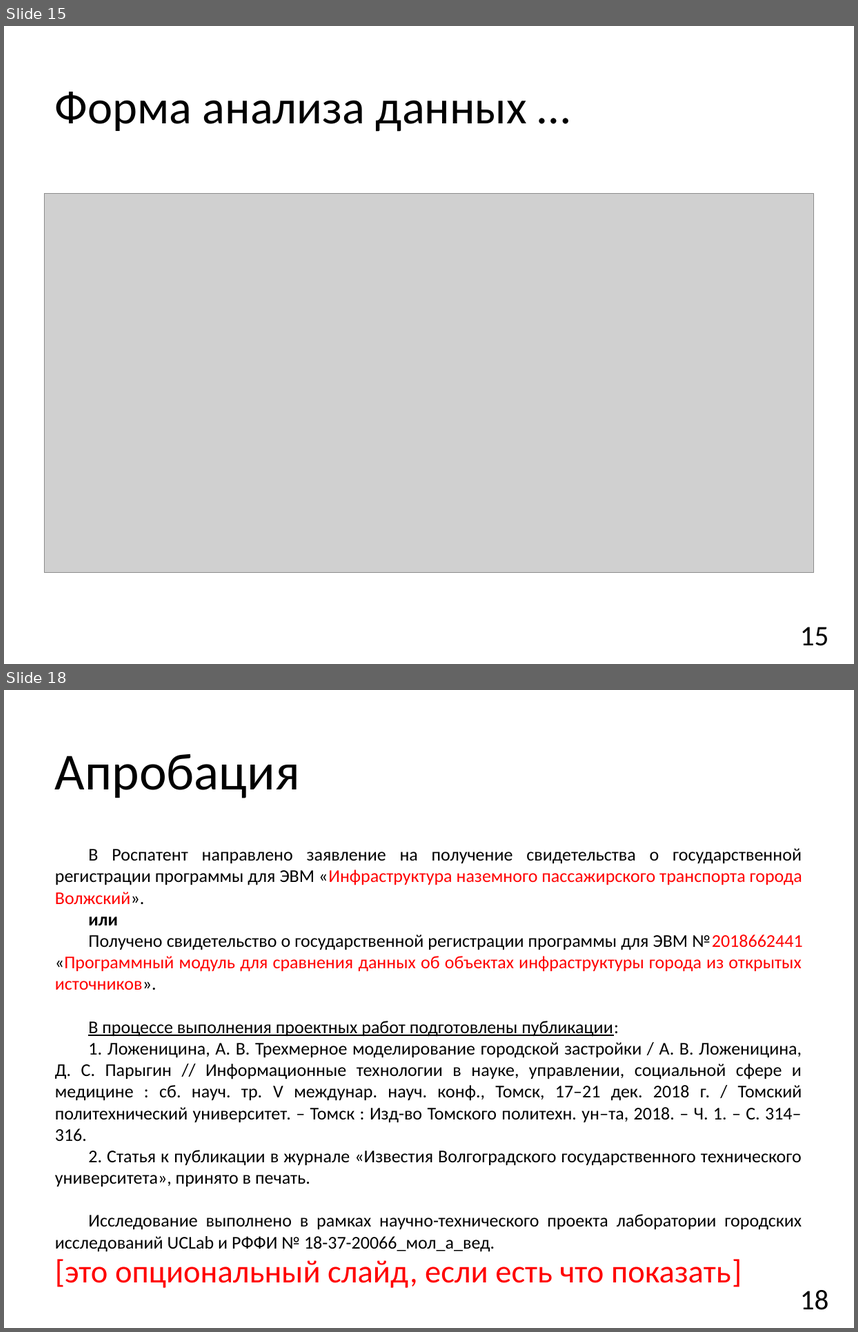
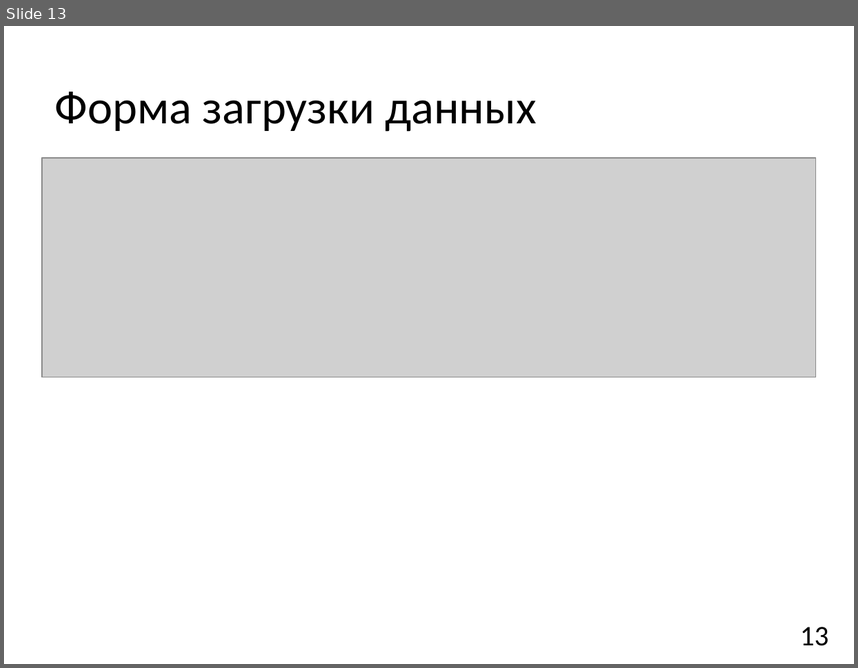
Before and after one commit to ostaaaaat/monitoring, a slide deck: 3 [Презентация].pptx. Shown one above the other, each under a label of ours: slides 15 and 18 before the commit, slide 13 after it; the slides between them are not shown. The pictures are 858x1332 and 858x668 pixels, drawn with LibreOffice and Linux fonts; fonts in the diff are those of the drawing; grey boxes stand for pictures. Boxes give left, top, right and bottom in pixels: in the first picture for what was removed or moved away, otherwise in the second. Text is boxed around its words. In the diff, an @@ line names an element or a change of style, - is before the commit and + after.

```diff
--- a/3 [Презентация].pptx
+++ b/3 [Презентация].pptx
@@ slide 18 removed at (4, 690, 854, 1328), background #FFFFFF @@
@@ title removed at (55, 753, 300, 798) @@
-Апробация
@@ text removed at (55, 848, 802, 1252) @@
-В Роспатент направлено заявление на получение свидетельства о государственной регистрации программы для ЭВМ «Инфраструктура наземного пассажирского транспорта города Волжский».
-или
-Получено свидетельство о государственной регистрации программы для ЭВМ №2018662441 «Программный модуль для сравнения данных об объектах инфраструктуры города из открытых источников».
-В процессе выполнения проектных работ подготовлены публикации:
-1. Ложеницина, А. В. Трехмерное моделирование городской застройки / А. В. Ложеницина, Д. С. Парыгин // Информационные технологии в науке, управлении, социальной сфере и медицине : сб. науч. тр. V междунар. науч. конф., Томск, 17–21 дек. 2018 г. / Томский политехнический университет. – Томск : Изд-во Томского политехн. ун‒та, 2018. – Ч. 1. – С. 314–316.
-2. Статья к публикации в журнале «Известия Волгоградского государственного технического университета», принято в печать.
-Исследование выполнено в рамках научно-технического проекта лаборатории городских исследований UCLab и РФФИ № 18-37-20066_мол_а_вед.
@@ text removed at (55, 1259, 742, 1288) @@
-[это опциональный слайд, если есть что показать]
@@ page number removed at (800, 1290, 829, 1310) @@
-18
@@ what was slide 15 is now slide 13 @@
@@ slide 13 changed as well @@
@@ title at (55, 92, 537, 132): text changed @@
-Форма анализа данных …
+Форма загрузки данных
@@ picture added at (42, 158, 817, 377) @@
@@ picture removed at (44, 194, 814, 572) @@
@@ page number at (800, 626, 829, 646): text changed @@
-15
+13
```
Also in this commit, not shown: 10 other slides changed, 7 slides added, 7 other slides removed.
